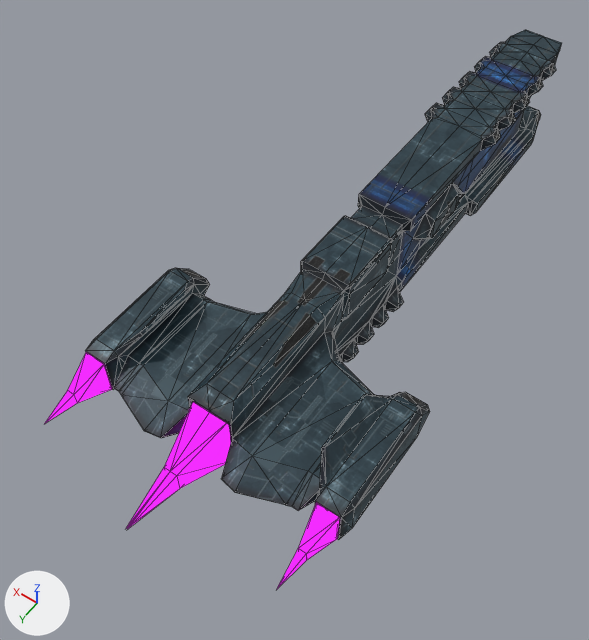
Renders of the glTF model gfx/ship3d/kahan/kahan.gltf from each side of a commit.
Rendered twice from a camera (50 mm lens) standing at (-5.43, 11.33, 12.64) and looking at (0.73, 2.72, -0.9). Every picture has the same lights, and +X, +Y and +Z are marked at lower left. Mesh edges are drawn as thin lines. Where no turn or scale is listed for an object, it has been applied to the vertices. Vertices at the same position are counted once.

The first picture shows 'base_glow', 'glow'.
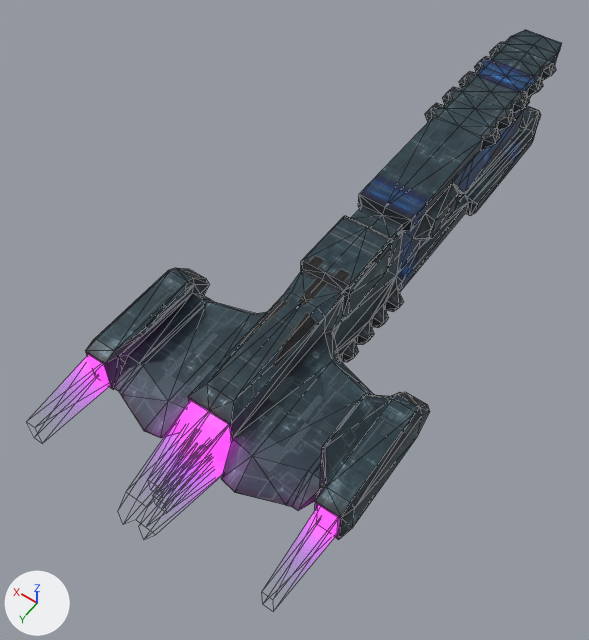
Commit message: Fixed and updated kahan model.

What the commit changed:
Picture 'gradient_purple' (img_gradient_purple) is new.
Picture 'GLO_bake' (img_glo_bake) is new.
Material 'engine_glow_proteron' (mat_engine_glow_proteron) is new.
Uses the picture img_gradient_purple.
Material 'base_glow' (mat_base_glow) is new.
Uses the picture img_glo_bake.
Uses the picture img_kahan.
Uses the picture img_kahannorm.
me_base has 778 vertices, 1552 faces and spans x -2.9..2.9, y -6.88..6.88, z -1.22..1.22.
me_base is used by ob_base_glow; location (0.0, 0.0, 0.0).
me_base part 1: 1552 faces spanning x -2.9..2.9, y -6.88..6.88, z -1.22..1.22 switch from mat_base to mat_base_glow.
me_cube1_sep2_diffus_001 is used by ob_glow; location (0.0, 0.0, 0.0); scale (1.12, 1.12, 1.12).
me_cube1_sep2_diffus_001 had 34 vertices, 56 faces and spanned x -2.5..2.5, y 5.53..7.57, z -0.55..0.68.
me_cube1_sep2_diffus_001 no longer uses material mat_glow_standard (black #000000).
me_cube1_sep2_diffus_001 now has 56 vertices, 56 faces and spans x -2.77..2.77, y -0.69..0.77, z -8.34..-5.69.
me_cube1_sep2_diffus_001 part 2: the whole mesh is rebuilt.
Part 3, on me_cube1_sep2_diffus_001:
50 vertices are added at x -2.77..2.77, y -0.69..0.77, z -8.34..-5.69.
6 new vertices lie (0.0, 0.56, 0.0) away from vertices in x -2.67..2.67, y -0.24..0.01, z -8.04..-6.09.
56 new faces join them.
me_cube1_sep2_diffus_001 now uses material mat_engine_glow_proteron.
Object 'glow' (ob_glow) is rescaled from (1.12, 1.12, 1.12) to (1.0, 1.0, 1.0).
Object 'glow' (ob_glow) turns from (0, 0, 0) to (90, 0, 0) degrees about x, y and z.

Pixel boxes (x1, y1, x2, y2) of what changed, in the pictures (589 x 640 px):
'glow', reshaped, turned, rescaled
    before: (44, 352, 340, 590)
    after: (82, 354, 338, 543)
part 1 of me_base, recoloured
    both: (85, 332, 364, 540)
part 2 of me_cube1_sep2_diffus_001, deleted (pink)
    before: (44, 352, 340, 590)
part 3 of me_cube1_sep2_diffus_001, added (pink)
    after: (82, 354, 338, 543)
